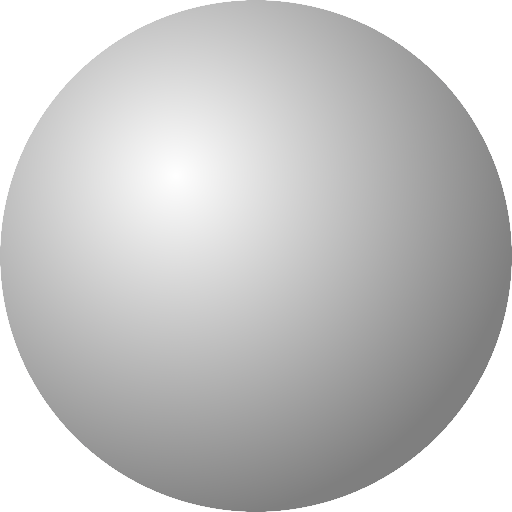
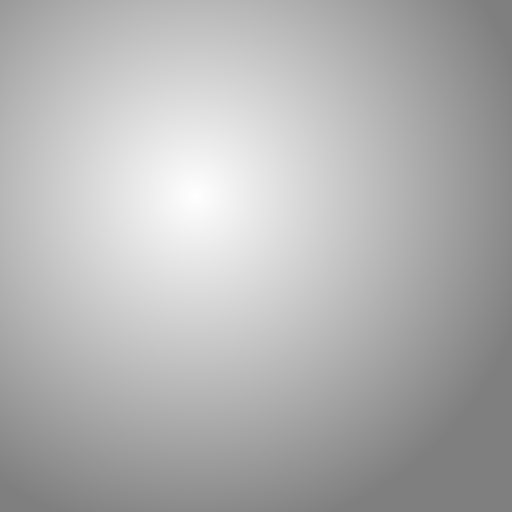
Revision of a layered 512 × 512 image; what changed, layer by layer:
moved "Layer #1" above "Layer #2", painted on it over [0, 0, 512, 512]
